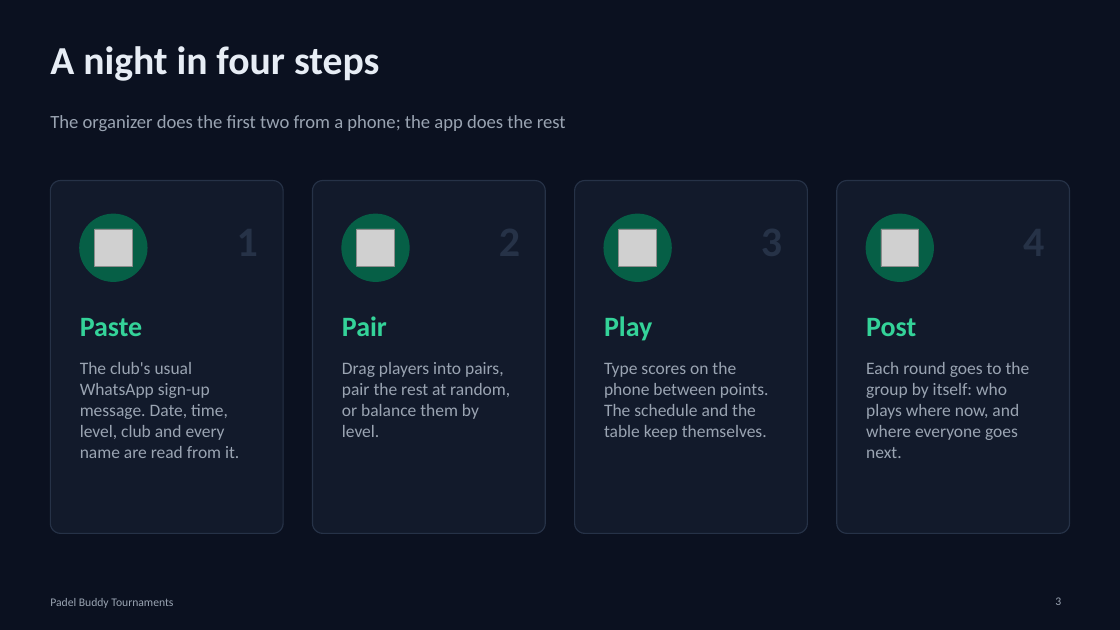
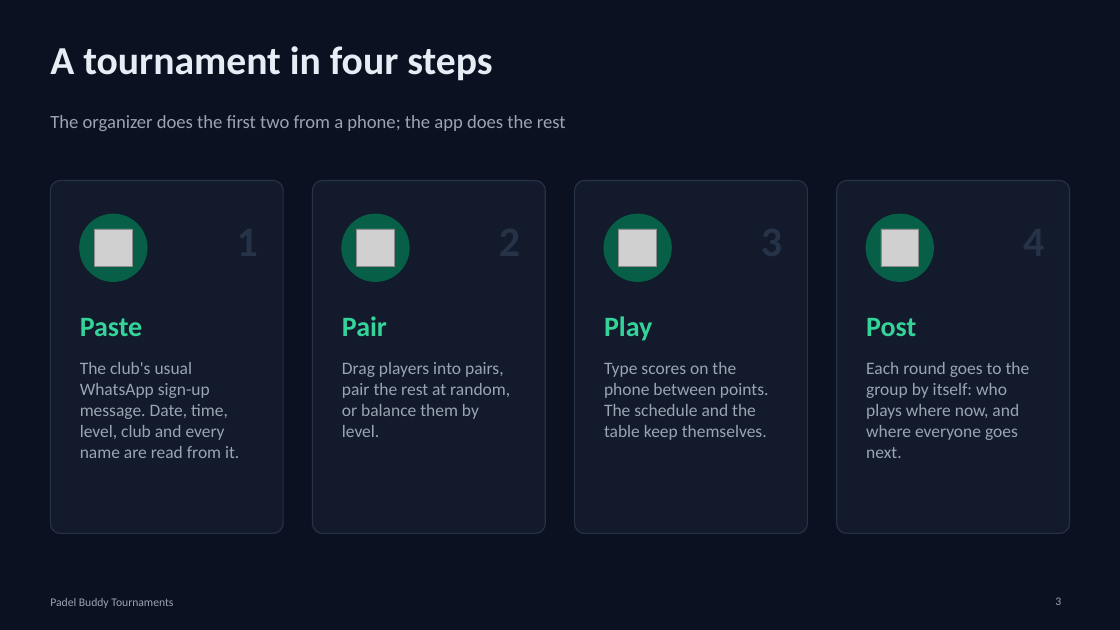
Before and after one commit to michaelengelandreasen/padel-buddy-tournament-planner, a slide deck: slide 3 of docs/deck/out/padel-buddy-for-organizers.pptx. Drawn at 1120x630 pixels with LibreOffice and Linux fonts; fonts in the diff are those of the drawing; grey boxes stand for pictures. Boxes give left, top, right and bottom in pixels: in the first picture for what was removed or moved away, otherwise in the second. Text is boxed around its words. In the diff, an @@ line names an element or a change of style, - is before the commit and + after.

```diff
--- a/docs/deck/out/padel-buddy-for-organizers.pptx
+++ b/docs/deck/out/padel-buddy-for-organizers.pptx
@@ title at (50,46,492,81): text changed @@
-A night in four steps
+A tournament in four steps
```
Also in this commit, not shown: 7 other slides changed, 3 other files.
